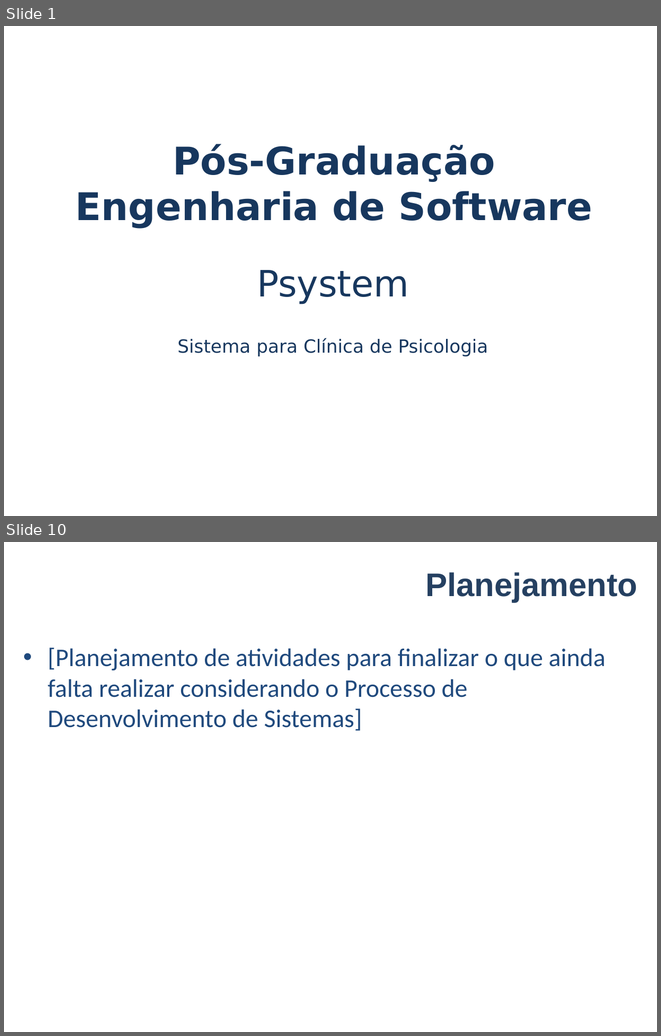
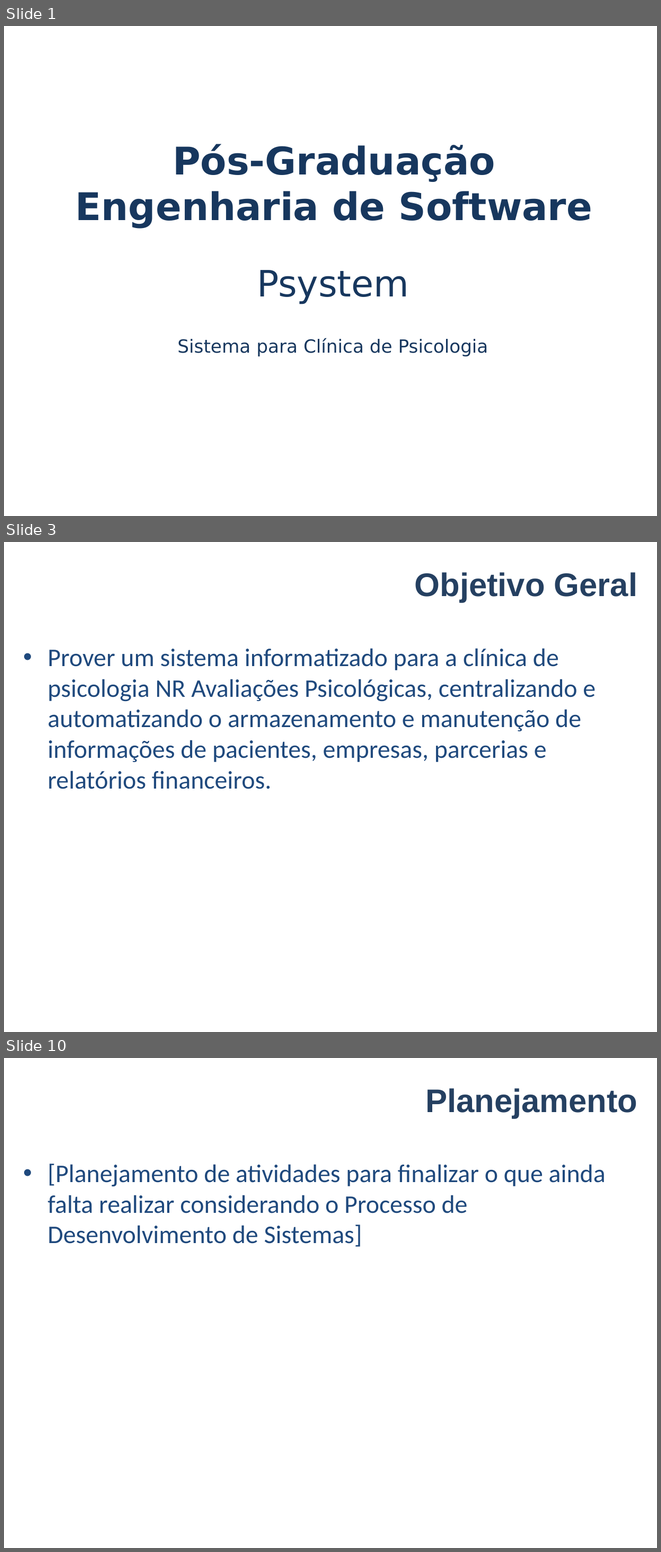
Before and after one commit to VagnerAlcantara/TCC, a slide deck: AnteProjeto/Apresentacao do Anteprojeto.ppt. Shown one above the other, each under a label of ours: slides 1 and 10 before the commit, slides 1, 3 and 10 after it; the slides between them are not shown. The pictures are 661x1036 and 661x1552 pixels, drawn with LibreOffice and Linux fonts; fonts in the diff are those of the drawing; background and template pictures are left out. Boxes give left, top, right and bottom in pixels: in the first picture for what was removed or moved away, otherwise in the second. Text is boxed around its words. In the diff, an @@ line names an element or a change of style, - is before the commit and + after.

```diff
--- a/AnteProjeto/Apresentacao do Anteprojeto.ppt
+++ b/AnteProjeto/Apresentacao do Anteprojeto.ppt
@@ slide 3 added at [4,542,657,1032], background #FFFFFF @@
@@ title added at [415,572,637,602], 36 pt, text #254061, bold @@
+Objetivo Geral
@@ text added at [47,648,595,789], 28 pt, text #1F497D @@
+• Prover um sistema informatizado para a clínica de psicologia NR Avaliações Psicológicas, centralizando e automatizando o armazenamento e manutenção de informações de pacientes, empresas, parcerias e relatórios financeiros.
```
Also in this commit, not shown: 5 slides changed, 2 other slides added, 3 slides removed.
